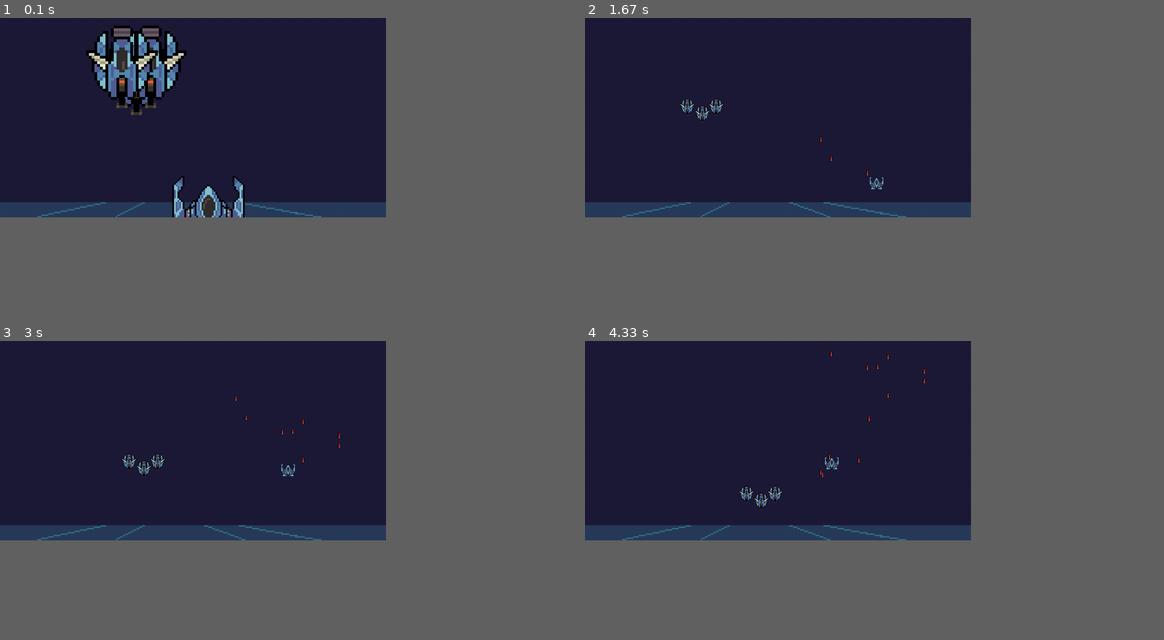
Above: before the commit, frames 1-4 (two rows, left to right).
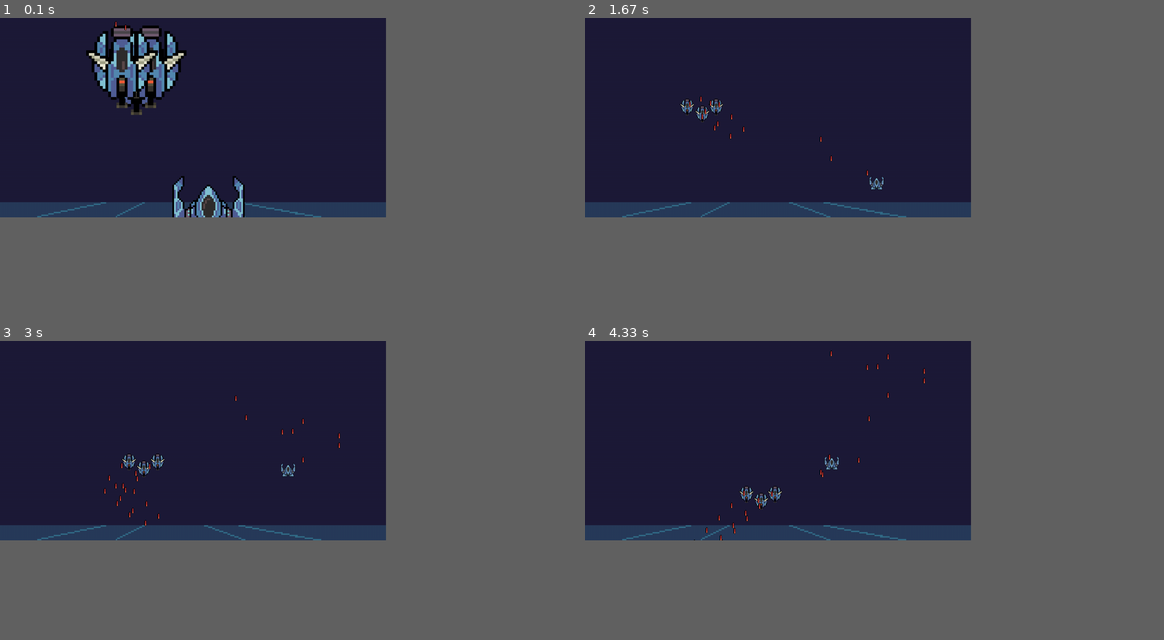
Above: after the commit, the same moments.

Repository: RafaBessa/Shadow_Light_bh_pygame
Game: pygame game, started from Game.py
The game is run twice, just before and just after one commit, with the same random seed, the same clock (stepped at 60 frames per second) and the same inputs.
Inputs:
- Up to frame 1 (0.1 s): no input
- Up to frame 2 (1.67 s): hold - 0.33-0.8 s; hold D 0.33-0.8 s; tap Space at 0.83, 1.23, 1.53 s; hold D 1.17-1.63 s
- Up to frame 3 (3 s): hold W 1.67-1.97 s; tap Space at 1.73, 2.07, 2.37, 2.57, 2.87 s; hold D 2-2.47 s; hold A from 2.5 s (still down)
- Up to frame 4 (4.33 s): release A at 3.03 s; hold S 3.07-3.37 s; tap Space at 3.13, 3.47, 3.77, 3.9, 4.3 s; hold A 3.4-3.8 s; hold W 3.83-4.2 s; hold D from 4.23 s (still down)

The runs differ from the first frame. In frame 1, less than 0.1% of the frame differs, in the area x 19-22%, y 1-5%; in frame 2, less than 0.1%; in frame 3, 0.1%, in the area x 17-28%, y 40-62%; in frame 4, less than 0.1%.

Commit message:
Inimigos atiram balas que andam

Diff:
--- a/Game.py
+++ b/Game.py
@@ -64,6 +64,7 @@
         player.draw(game_screen)
         inimigos.draw(game_screen)
         player_bullets.draw(game_screen)
+        enemy_bullets.draw(game_screen)
         pygame.display.update()
 
     run = True
@@ -87,6 +88,7 @@
                 player.resize(game_screen)
                 inimigos.resize(game_screen)
                 player_bullets.resize(game_screen)
+                enemy_bullets.resize(game_screen)
                 # inimigos.resize(game_screen)
 
         key = pygame.key.get_pressed()
@@ -96,6 +98,7 @@
             player.resize(game_screen)
             inimigos.resize(game_screen)
             player_bullets.resize(game_screen)
+            enemy_bullets.resize(game_screen)
         if key[pygame.K_F11]:
             game_screen.toggleFullscreen()
 
@@ -109,6 +112,7 @@
         inimigos.shoot(enemy_bullets, IMG_ASSETS, game_screen)
 
         # Bullets
+        enemy_bullets.move(dt, game_screen)
         player_bullets.move(dt, game_screen)
         player_bullets.hit(inimigos.INIMIGOS)
 
--- a/MobPadrao.py
+++ b/MobPadrao.py
@@ -21,7 +21,7 @@
         self._movStrategy = movStategy
         self._startcoordinate = coordinates
 
-        self.cooldown = .1
+        self.cooldown = .5
         self.timer = self.cooldown + 1
 
     def resize(self, window):
@@ -45,12 +45,11 @@
         self.health -= dmg
 
     def shoot(self, bullets, IMG_ASSETS, game_screen):
-        bullet_speed = 5
+        bullet_speed = 7
         bullet = 'red bullet'
         now = time()
         r = random()
-        if now - self.timer > self.cooldown and random() > .5:
-            print('FIRE FIRE')
+        if now - self.timer > self.cooldown and random() > .3:
             bullets.fire(bullet, [self.x + round(self.width / 2), self.y], self._dimensions,
                              IMG_ASSETS, bullet_speed, game_screen)
             self.timer = time()
